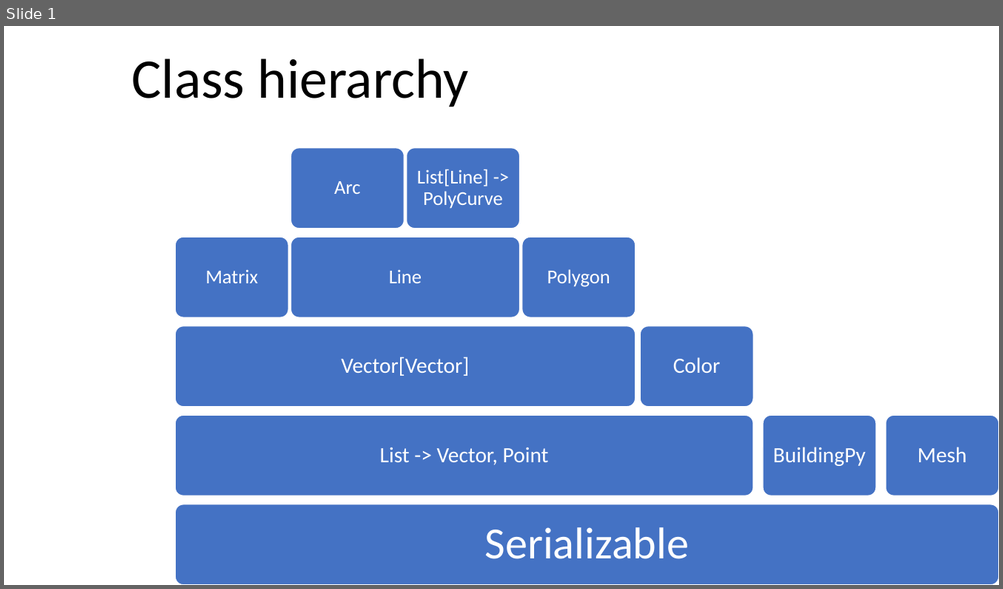
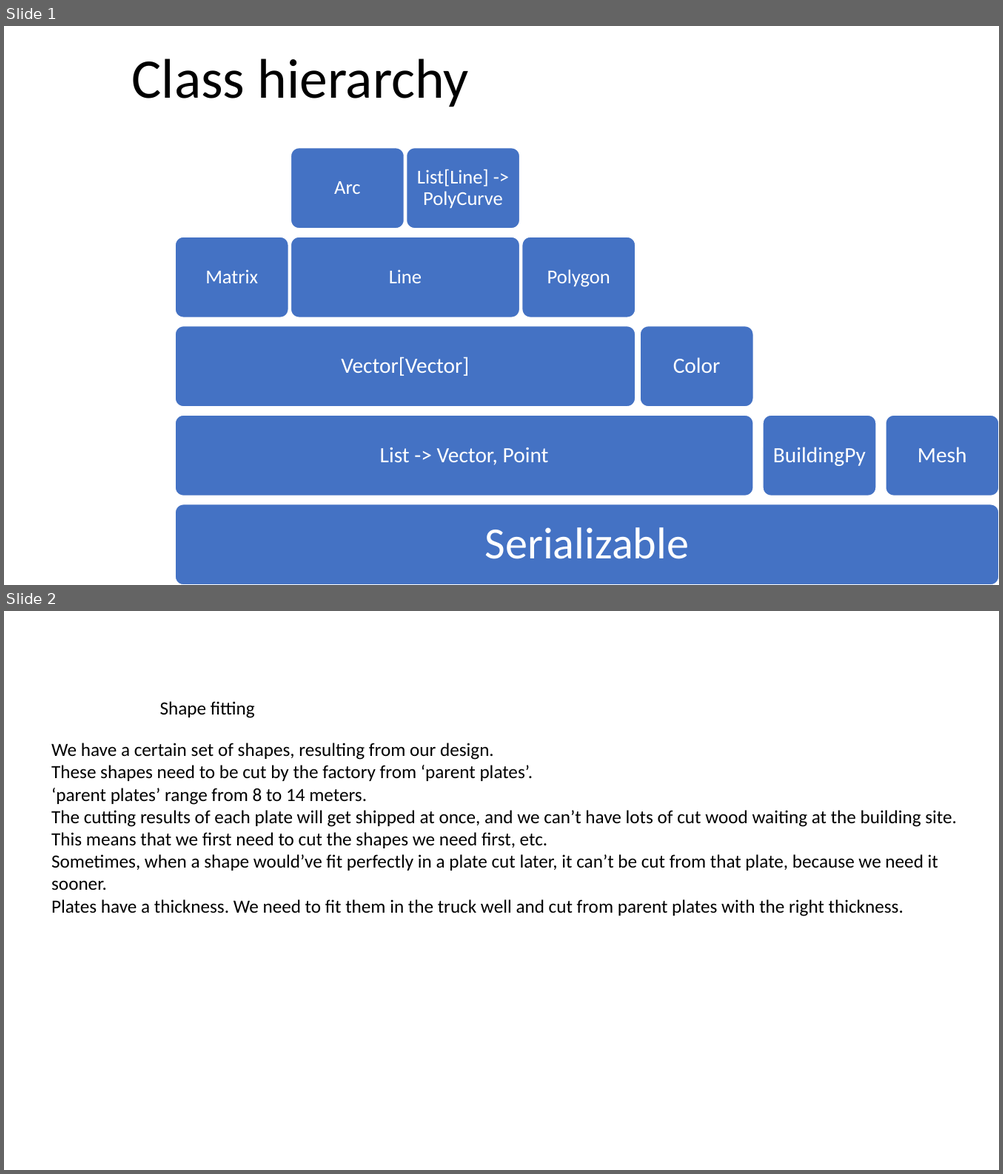
Before and after one commit to 3BMLabs/building.py, a slide deck: docs/vision.pptx. Shown one above the other, each under a label of ours: slide 1 before the commit, slides 1 and 2 after it. The pictures are 1003x589 and 1003x1174 pixels, drawn with LibreOffice and Linux fonts; fonts in the diff are those of the drawing. Boxes give left, top, right and bottom in pixels: in the first picture for what was removed or moved away, otherwise in the second. Text is boxed around its words. In the diff, an @@ line names an element or a change of style, - is before the commit and + after.

```diff
--- a/docs/vision.pptx
+++ b/docs/vision.pptx
@@ slide 2 added at bbox=[4, 611, 999, 1170], background #FFFFFF @@
@@ text added at bbox=[160, 701, 255, 718], 18 pt, text #000000 @@
+Shape fitting
@@ text added at bbox=[51, 743, 956, 917], 18 pt, text #000000 @@
+We have a certain set of shapes, resulting from our design.
+These shapes need to be cut by the factory from ‘parent plates’.
+‘parent plates’ range from 8 to 14 meters.
+The cutting results of each plate will get shipped at once, and we can’t have lots of cut wood waiting at the building site.
+This means that we first need to cut the shapes we need first, etc.
+Sometimes, when a shape would’ve fit perfectly in a plate cut later, it can’t be cut from that plate, because we need it sooner.
+Plates have a thickness. We need to fit them in the truck well and cut from parent plates with the right thickness.
```
Also in this commit, not shown: 7 other files.
